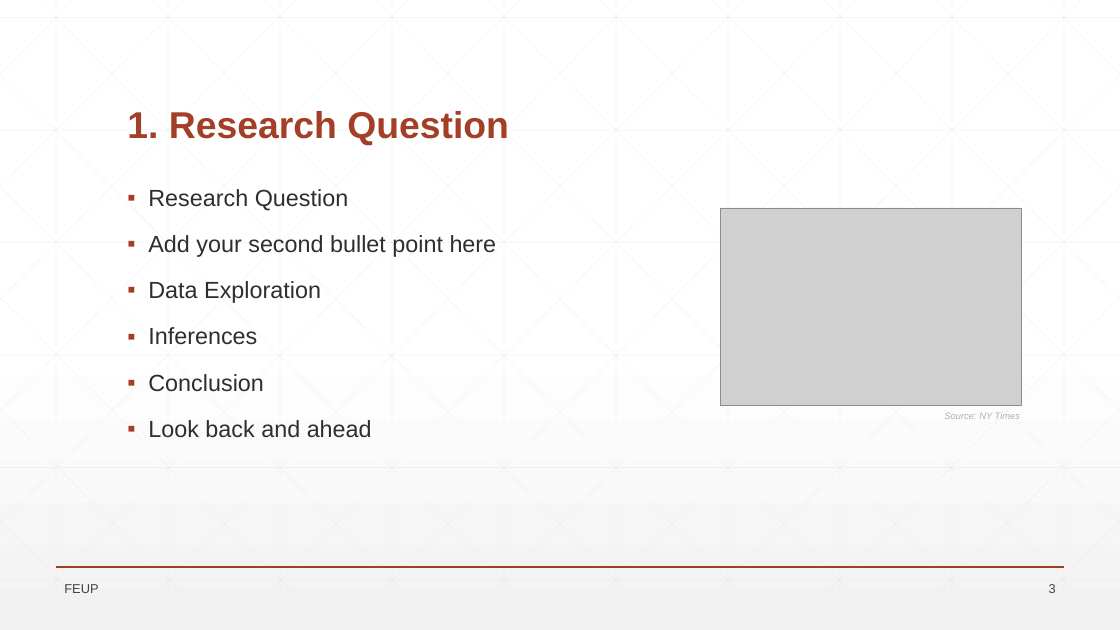
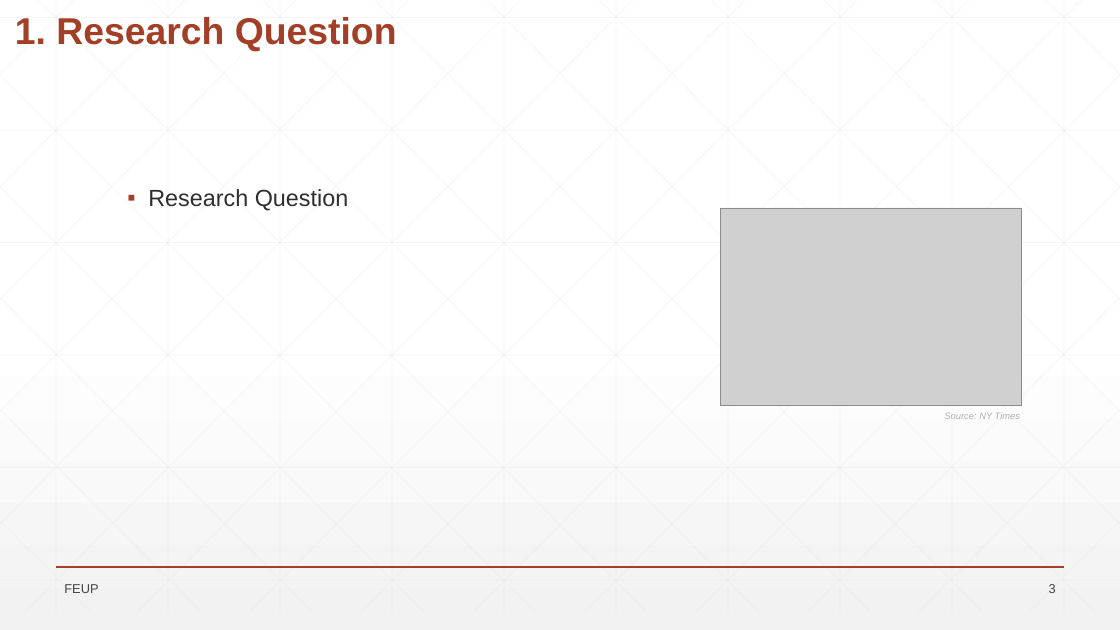
Before and after one commit to VascoBartolo/FCED_project, a slide deck: slide 3 of Trabalho_FSDE_stats_CT_VB/Wild_Fires_presentation.pptx. Drawn at 1120x630 pixels with LibreOffice and Linux fonts; fonts in the diff are those of the drawing; grey boxes stand for pictures; background and template pictures are left out. Boxes give left, top, right and bottom in pixels: in the first picture for what was removed or moved away, otherwise in the second. Text is boxed around its words. In the diff, an @@ line names an element or a change of style, - is before the commit and + after.

```diff
--- a/Trabalho_FSDE_stats_CT_VB/Wild_Fires_presentation.pptx
+++ b/Trabalho_FSDE_stats_CT_VB/Wild_Fires_presentation.pptx
@@ title "1. Research Question": place and size @@
-title "1. Research Question" at (127, 111, 509, 146)
+title "1. Research Question" at (15, 17, 397, 51)
@@ text at (148, 235, 497, 438): paragraphs removed @@
-▪ Add your second bullet point here
-▪ Data Exploration
-▪ Inferences
-▪ Conclusion
-▪ Look back and ahead
```
Also in this commit, not shown: 4 other slides changed, 17 slides added, 11 slides removed, 15 other files.
